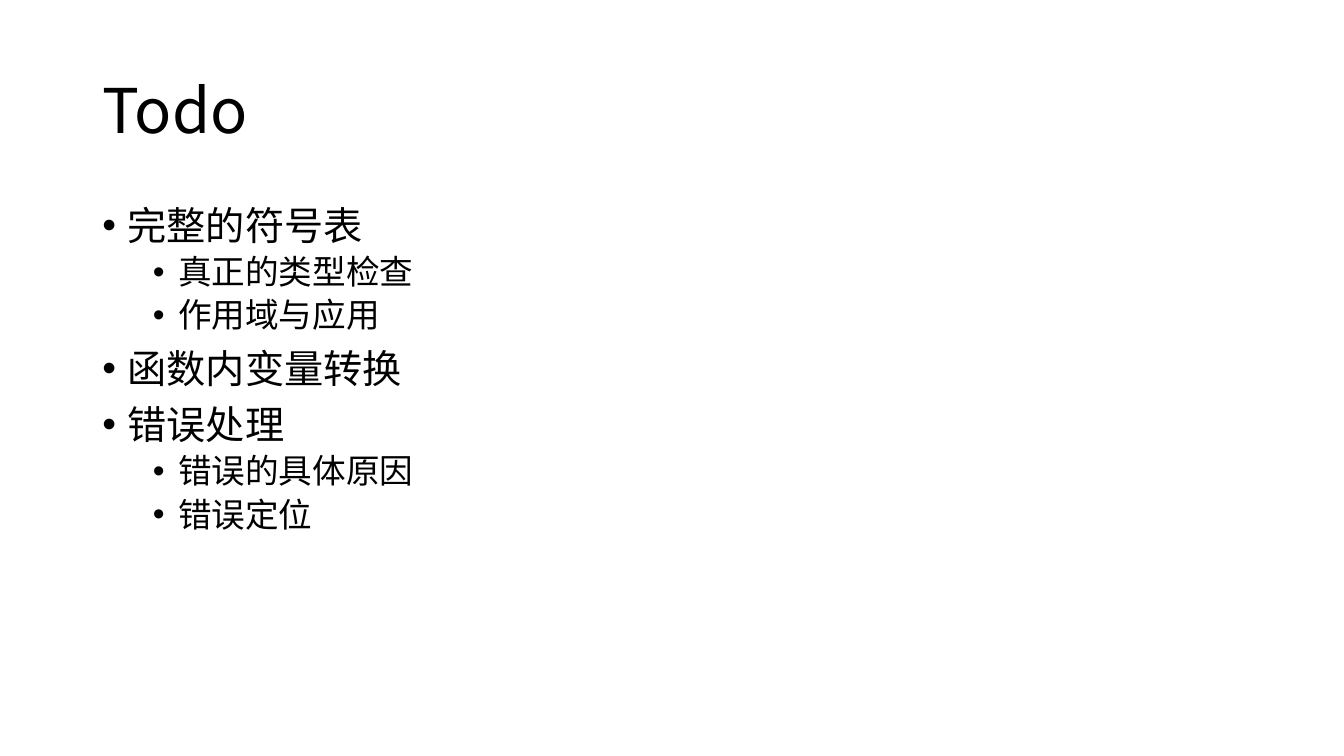
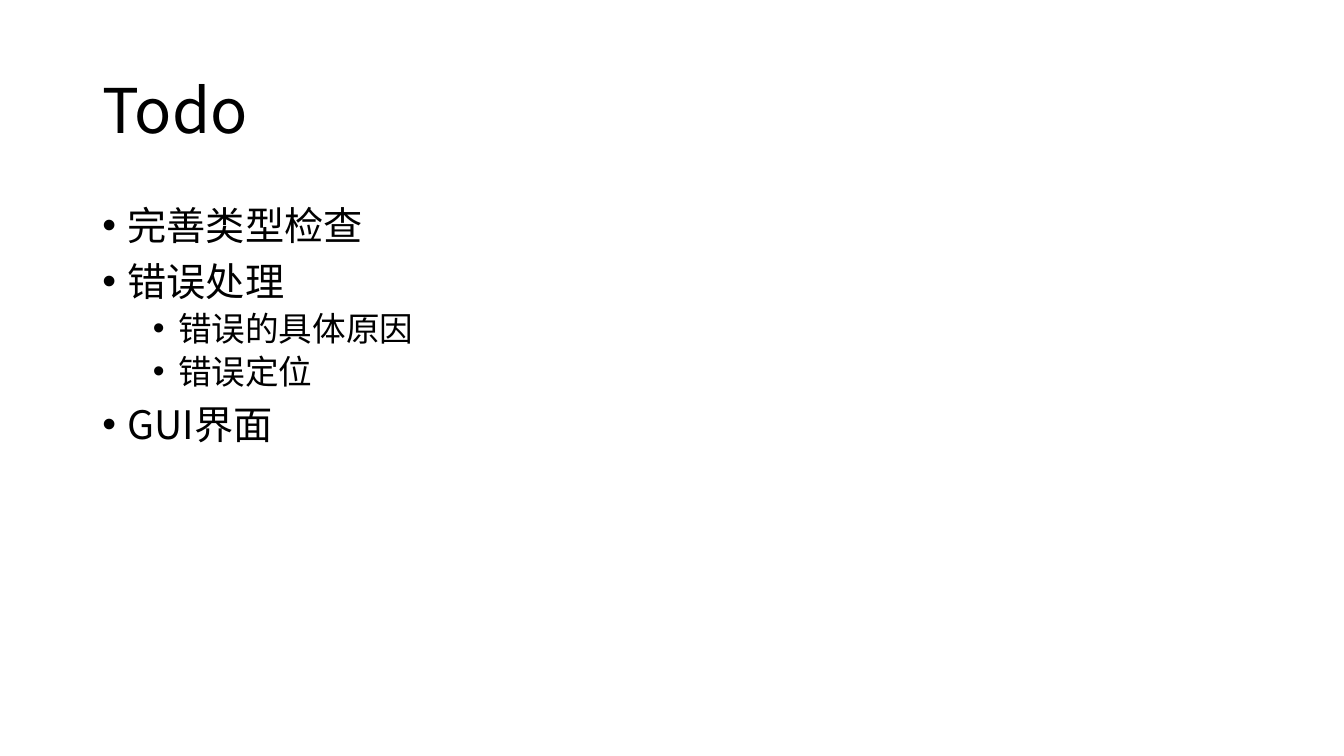
Before and after one commit to 65456u/MiniPascal2C, a slide deck: slide 11 of docs/中期检查.pptx (slide 8 before the commit). Drawn at 1344x756 pixels with LibreOffice and Linux fonts; fonts in the diff are those of the drawing. Boxes give left, top, right and bottom in pixels: in the first picture for what was removed or moved away, otherwise in the second. Text is boxed around its words. In the diff, an @@ line names an element or a change of style, - is before the commit and + after.

```diff
--- a/docs/中期检查.pptx
+++ b/docs/中期检查.pptx
@@ text at bbox=[128, 207, 363, 243]: text changed @@
-• 完整的符号表
-  • 真正的类型检查
-  • 作用域与应用
-• 函数内变量转换
+• 完善类型检查
@@ text at bbox=[128, 407, 273, 442]: paragraph added @@
+• GUI界面
```
Also in this commit, not shown: 3 slides added, 1 other file.
